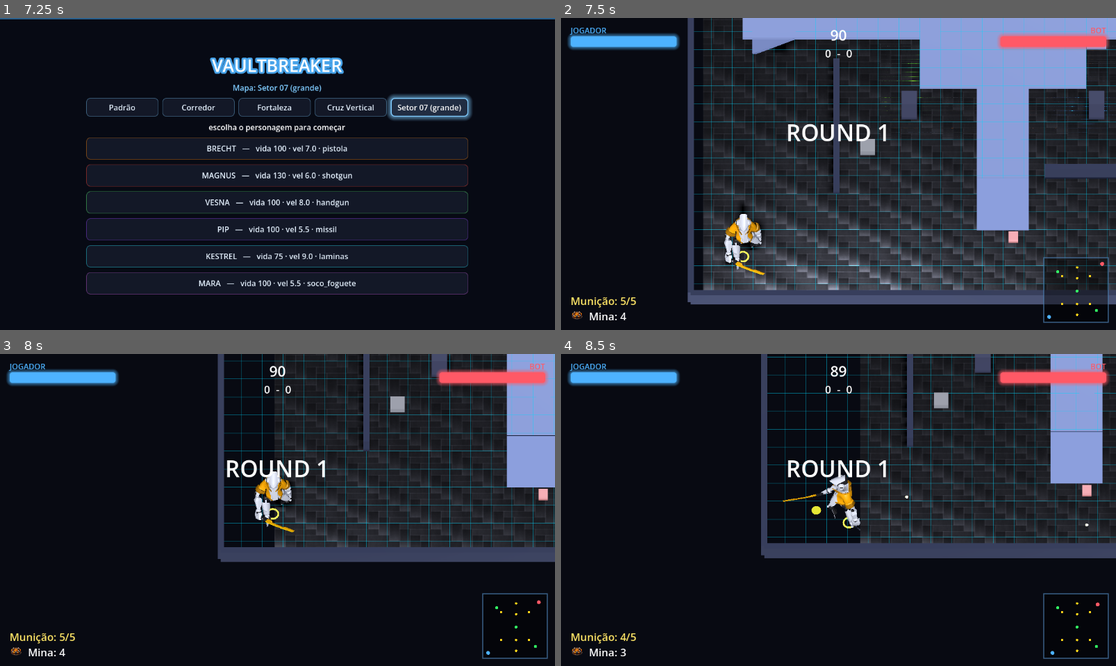
Above: before the commit, frames 1-4 (two rows, left to right).
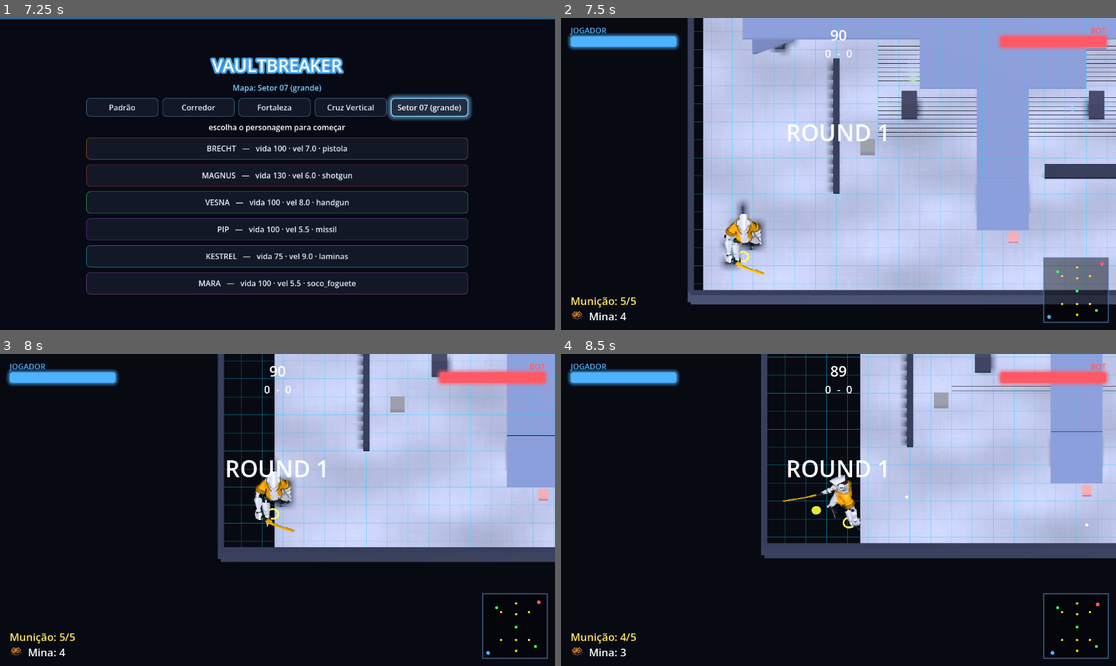
Above: after the commit, the same moments.

Repository: Philipe91/GamePh
Game: Godot game, scene res://scenes/ui/titulo.tscn
Two runs of this game, one before a commit and one after it. Both use one fixed random seed, a clock stepped at 60 frames per second and the inputs below.
Inputs (mouse positions are in pixels of both pictures, inside the frame that each line leads up to):
- Up to frame 1 (7.25 s): click "Normal" at 0.5 s; click "Normal" at 1.25 s; click "STORY (campanha)" at 2 s; click "Missão 1 — Treinamento" at 2.75 s; click "Padrão" at 3.5 s; click "Corredor" at 4.25 s; click "Fortaleza" at 5 s; click "Cruz Vertical" at 5.75 s; click "Setor 07 (grande)" at 6.5 s
- Up to frame 2 (7.5 s): click "BRECHT — vida 100 · vel 7.0 ·…" at 7.25 s
- Up to frame 3 (8 s): no input
- Up to frame 4 (8.5 s): tap Enter (ui_accept) at 8, 8.27 s; move the mouse to (960, 494) at 8.02 s; hold D from 8.03 s (still down); tap Space at 8.1 s; click (960, 494) at 8.17 s

Frame 1 is identical in both runs. In frame 2, 48% of the frame differs, in the area x 25-100%, y 0-88%; in frame 3, 26%; in frame 4, 23%.

Commit message:
Chao de metal mais limpo: placas maiores, sem normal cru, metal fosco
- uv1_scale tam/8 (menos repetitivo), metallic 0.25 (sem espelho escuro), sem normal
  (carregado cru ficava com espaco de cor errado e relevo esquisito)
- 132 testes seguem passando

Co-Authored-By: Claude Opus 4.8 (1M context) <noreply@anthropic.com>
Claude-Session: https://claude.ai/code/session_017sHpnVfEfAT8FgcHs6ZGHw

Diff:
--- a/scenes/arena/arena.gd
+++ b/scenes/arena/arena.gd
@@ -1250,19 +1250,14 @@
 	var mi := sb.get_child(0) as MeshInstance3D
 	var mat := StandardMaterial3D.new()
 	mat.albedo_texture = cor
-	mat.albedo_color = Color(1.5, 1.5, 1.65)                 # clareia o metal escuro (e leve azulado)
-	mat.uv1_scale = Vector3(tam.x / 4.0, tam.z / 4.0, 1.0)   # ~1 ladrilho a cada 4 unidades
-	var nrm := _carregar_tex_arena("res://assets/sprites/chao_tile_normal.png")
-	if nrm != null:
-		mat.normal_enabled = true
-		mat.normal_texture = nrm
+	mat.albedo_color = Color(1.35, 1.35, 1.45)               # clareia um tom (leve azulado)
+	mat.uv1_scale = Vector3(tam.x / 8.0, tam.z / 8.0, 1.0)   # placas maiores (menos repetitivo)
+	mat.metallic = 0.25                                       # metal fosco (sem virar espelho escuro)
 	var rough := _carregar_tex_arena("res://assets/sprites/chao_tile_rough.png")
 	if rough != null:
 		mat.roughness_texture = rough
-	var metal := _carregar_tex_arena("res://assets/sprites/chao_tile_metal.png")
-	if metal != null:
-		mat.metallic = 1.0
-		mat.metallic_texture = metal
+	else:
+		mat.roughness = 0.7
 	mi.material_override = mat
 
 
Binary file added: _chao_v2.png
Binary file removed: _setor07_metal.png
